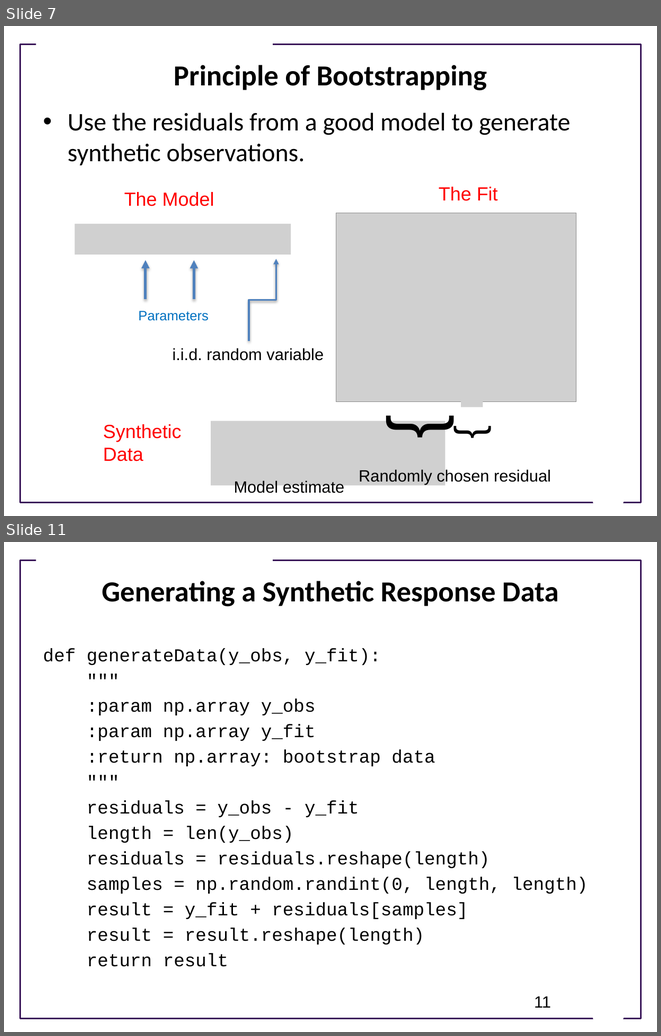
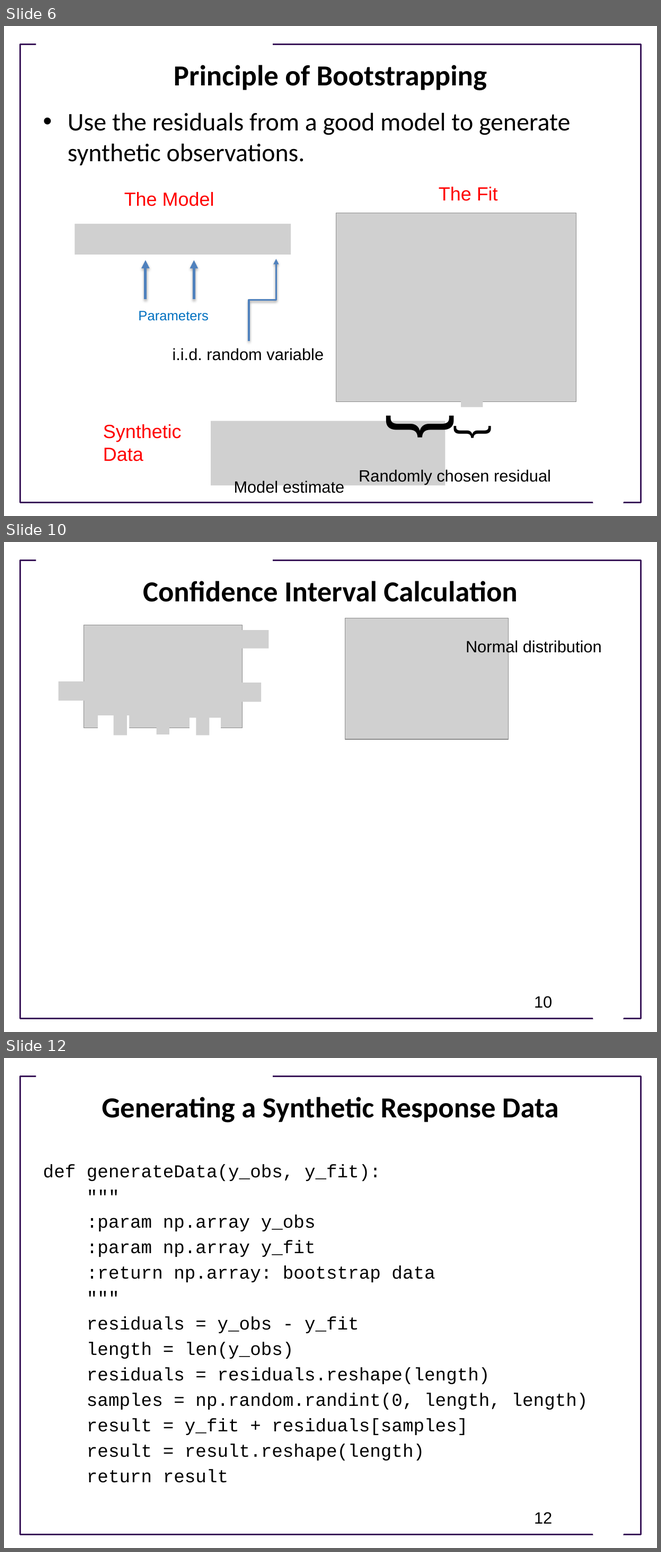
Before and after one commit to ModelEngineering/advancing-biomedical-models, a slide deck: lectures/lecture_11/Lecture_11_Parameter_Confidence_Intervals_With_Bootstrapping.pptx. Shown one above the other, each under a label of ours: slides 7 and 11 before the commit, slides 6, 10 and 12 after it; the slides between them are not shown. The pictures are 661x1036 and 661x1552 pixels, drawn with LibreOffice and Linux fonts; fonts in the diff are those of the drawing; grey boxes stand for pictures; background and template pictures are left out. Boxes give left, top, right and bottom in pixels: in the first picture for what was removed or moved away, otherwise in the second. Text is boxed around its words. In the diff, an @@ line names an element or a change of style, - is before the commit and + after.

```diff
--- a/lectures/lecture_11/Lecture_11_Parameter_Confidence_Intervals_With_Bootstrapping.pptx
+++ b/lectures/lecture_11/Lecture_11_Parameter_Confidence_Intervals_With_Bootstrapping.pptx
@@ slide 10 added at bbox=[4, 542, 657, 1032], background #FFFFFF; not listed: 3 template elements that a slide beside it also shows @@
@@ title added at bbox=[143, 581, 518, 602], 32 pt, text #000000, bold @@
+Confidence Interval Calculation
@@ picture added at bbox=[345, 618, 508, 739] @@
@@ text added at bbox=[466, 640, 602, 655], 18 pt, text #000000 @@
+Normal distribution
@@ group added at bbox=[58, 625, 268, 739]: 8 pictures, 2 rectangles @@
@@ page number added at bbox=[534, 996, 552, 1008], 18 pt, text #000000 @@
+10
@@ what was slide 7 is now slide 6 @@
@@ what was slide 11 is now slide 12 @@
@@ page number at bbox=[534, 1512, 552, 1523]: text changed @@
-11
+12
```
Also in this commit, not shown: 3 slides changed, 3 other slides added, 2 slides removed.
